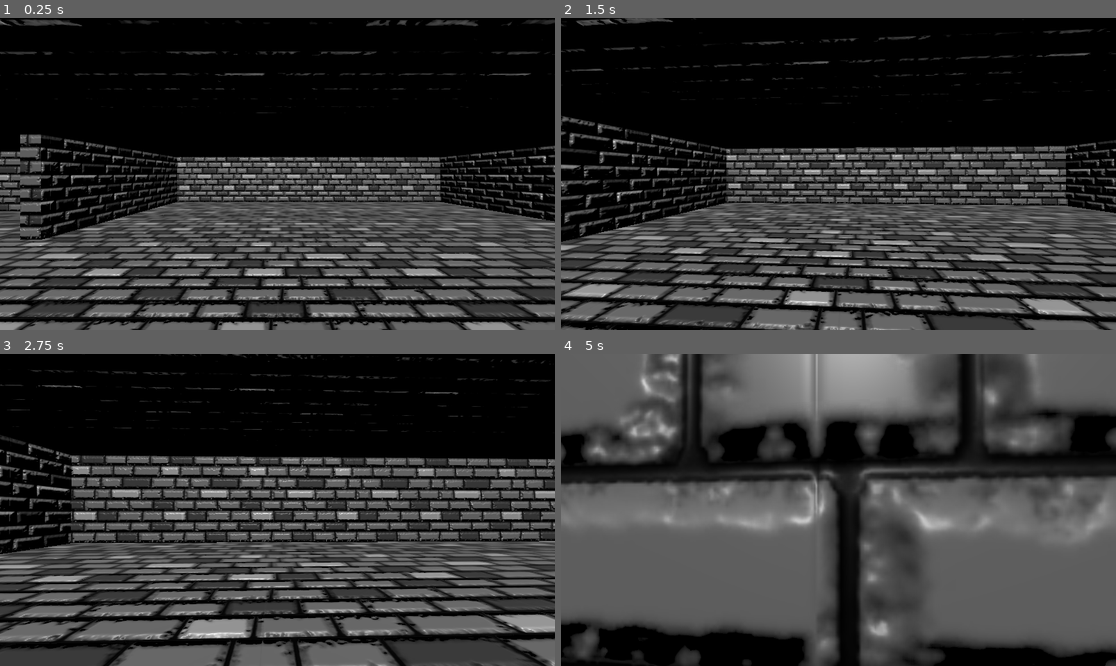
Above: before the commit, frames 1-4 (two rows, left to right).
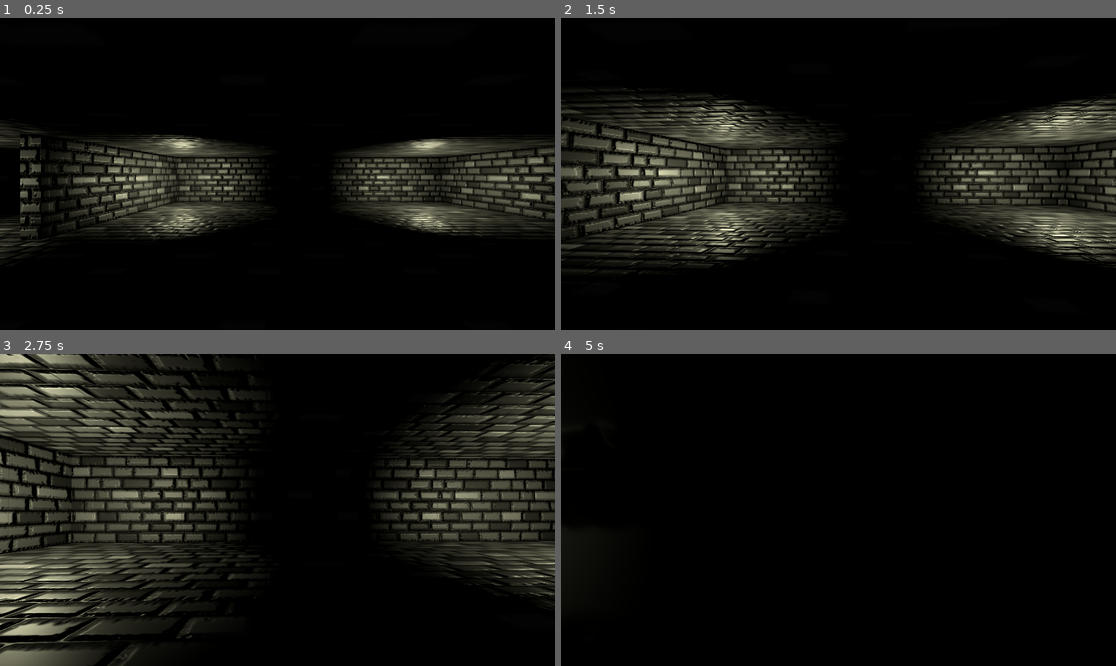
Above: after the commit, the same moments.

Repository: Norodix/SecretCaster
Game: Godot game, scene res://world.tscn
The game is run twice, just before and just after one commit, with the same random seed, the same clock (stepped at 60 frames per second) and the same inputs. The engine's default icon, where the game draws it, is replaced by a stand-in: a white triangle on a blue panel in a dark square.
Inputs (mouse positions are in pixels of both pictures, inside the frame that each line leads up to):
- Up to frame 1 (0.25 s): no input
- Up to frame 2 (1.5 s): move the mouse to (866, 174) at 0.52 s; hold W (forwards) from 0.53 s (still down); click (866, 174) at 0.6 s; tap Space (jump) at 0.77 s; move the mouse to (810, 174) at 1.27 s; click (810, 174) at 1.35 s
- Up to frame 3 (2.75 s): keep holding W (forwards); tap Space (jump) at 1.52 s; move the mouse to (288, 503) at 2.02 s; click (288, 503) at 2.1 s
- Up to frame 4 (5 s): keep holding W (forwards); move the mouse to (832, 516) at 2.77 s; click (832, 516) at 2.85 s; tap Space (jump) at 3.02, 3.77, 4.52 s; move the mouse to (877, 513) at 3.52 s; click (877, 513) at 3.6 s; move the mouse to (794, 506) at 4.27 s; click (794, 506) at 4.35 s

The runs differ from the first frame. In frame 1, 49% of the frame differs, in the area x 0-100%, y 0-100%; in frame 2, 53%; in frame 3, 64%; in frame 4, 83%.

Commit message:
Fireball/explosion light, world change

Diff:
--- a/src/Spells/Fireball/Explosion_VFX.tscn
+++ b/src/Spells/Fireball/Explosion_VFX.tscn
@@ -67,3 +67,8 @@
 one_shot = true
 process_material = SubResource("ParticleProcessMaterial_7rkht")
 draw_pass_1 = SubResource("SphereMesh_cpfub")
+
+[node name="OmniLight3D" type="OmniLight3D" parent="."]
+light_color = Color(0.869637, 0.547863, 1.92523e-06, 1)
+light_energy = 5.0
+omni_range = 10.0
--- a/src/Spells/Fireball/fireball_Flying.tscn
+++ b/src/Spells/Fireball/fireball_Flying.tscn
@@ -95,3 +95,7 @@
 amount = 15
 process_material = SubResource("ParticleProcessMaterial_1mk5x")
 draw_pass_1 = SubResource("CapsuleMesh_hbeum")
+
+[node name="OmniLight3D" type="OmniLight3D" parent="."]
+light_color = Color(1, 0.513726, 0, 1)
+light_energy = 3.0
--- a/src/world.tscn
+++ b/src/world.tscn
@@ -1,16 +1,18 @@
-[gd_scene load_steps=4 format=3 uid="uid://cvwiv70suv503"]
+[gd_scene load_steps=5 format=3 uid="uid://cvwiv70suv503"]
 
 [ext_resource type="Material" uid="uid://bw7rcq4qfvjvo" path="res://StoneWall_Mat.tres" id="1_n7x1j"]
 [ext_resource type="PackedScene" uid="uid://dl2vuwabcukwp" path="res://player.tscn" id="2_n2gvy"]
 [ext_resource type="PackedScene" path="res://plant.tscn" id="3_iopg7"]
 
+[sub_resource type="Environment" id="Environment_2vp05"]
+background_energy_multiplier = 0.0
+ambient_light_source = 2
+ambient_light_color = Color(0.0475577, 0.0475576, 0.0475576, 1)
+
 [node name="World" type="Node3D"]
 
 [node name="Player" parent="." instance=ExtResource("2_n2gvy")]
 transform = Transform3D(1, 0, 0, 0, 1, 0, 0, 0, 1, 0, 2.59381, 0)
-
-[node name="DirectionalLight3D" type="DirectionalLight3D" parent="."]
-transform = Transform3D(1, 0, 0, 0, 0.626495, 0.779426, 0, -0.779426, 0.626495, 0, 8.61649, 0)
 
 [node name="Plant" parent="." instance=ExtResource("3_iopg7")]
 transform = Transform3D(1, 0, 0, 0, 1, 0, 0, 0, 1, 13.2019, 1.25123, 0)
@@ -84,3 +86,36 @@
 transform = Transform3D(1, 0, 0, 0, 1, 0, 0, 0, 1, -11.7005, 2.49234, -24.6224)
 material_override = ExtResource("1_n7x1j")
 size = Vector3(1, 7, 30)
+
+[node name="WorldEnvironment" type="WorldEnvironment" parent="."]
+environment = SubResource("Environment_2vp05")
+
+[node name="OmniLight3D" type="OmniLight3D" parent="."]
+transform = Transform3D(1, 0, 0, 0, 1, 0, 0, 0, 1, 13.075, 2.41833, -17.6952)
+light_color = Color(1, 1, 0.827451, 1)
+light_energy = 3.0
+omni_range = 9.22241
+
+[node name="OmniLight3D2" type="OmniLight3D" parent="."]
+transform = Transform3D(1, 0, 0, 0, 1, 0, 0, 0, 1, -8.12321, 2.41833, -17.6952)
+light_color = Color(1, 1, 0.827451, 1)
+light_energy = 3.0
+omni_range = 9.22241
+
+[node name="OmniLight3D3" type="OmniLight3D" parent="."]
+transform = Transform3D(1, 0, 0, 0, 1, 0, 0, 0, 1, 14.6308, 2.41833, 6.78376)
+light_color = Color(1, 1, 0.827451, 1)
+light_energy = 3.0
+omni_range = 9.22241
+
+[node name="OmniLight3D4" type="OmniLight3D" parent="."]
+transform = Transform3D(1, 0, 0, 0, 1, 0, 0, 0, 1, -8.07006, 2.41833, 10.9462)
+light_color = Color(1, 1, 0.827451, 1)
+light_energy = 3.0
+omni_range = 9.22241
+
+[node name="OmniLight3D5" type="OmniLight3D" parent="."]
+transform = Transform3D(1, 0, 0, 0, 1, 0, 0, 0, 1, -17.5012, 2.41833, -7.58379)
+light_color = Color(1, 1, 0.827451, 1)
+light_energy = 3.0
+omni_range = 9.22241
